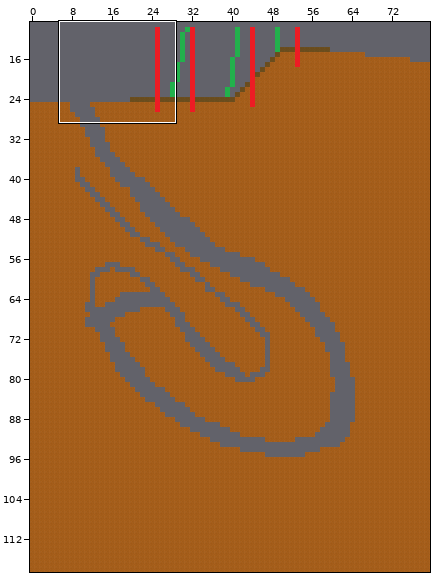
One commit to this Tiled map (JSON): static/maps/world.json. The picture above shows the old version from afar; the outline marks the close-up.
Close-up. Before the commit:
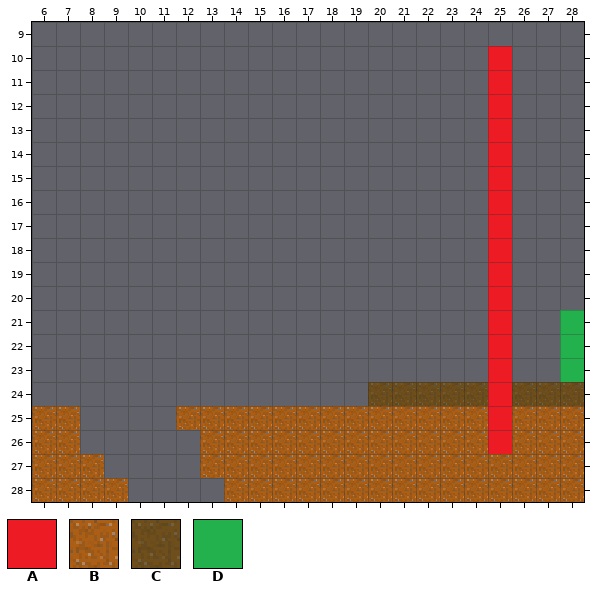
Cells are 16x16 px. Shown: x 6..28, y 9..28. The commit also changed other parts of the map, which this record leaves out. The commit also replaced the tileset; all pictures use the new one.
Key: from "tiles": A 0, B 3, C 9, D 10.
_ is an empty cell, # one hidden under a higher layer.
Layers that did not change in this view are not listed.
Layer "physical" before, first column x 6:
 9 _______________________
10 _______________________
11 _______________________
12 _______________________
13 _______________________
14 _______________________
15 _______________________
16 _______________________
17 _______________________
18 _______________________
19 _______________________
20 _______________________
21 _______________________
22 _______________________
23 _______________________
24 ______________CCCCC#CCC
25 BB____BBBBBBBBBBBBB#BBB
26 BB_____BBBBBBBBBBBB#BBB
27 BBB____BBBBBBBBBBBBBBBB
28 BBBB____BBBBBBBBBBBBBBB
Layer "foreground" before, first column x 6:
 9 _______________________
10 ___________________A___
11 ___________________A___
12 ___________________A___
13 ___________________A___
14 ___________________A___
15 ___________________A___
16 ___________________A___
17 ___________________A___
18 ___________________A___
19 ___________________A___
20 ___________________A___
21 ___________________A___
22 ___________________A___
23 ___________________A___
24 ___________________A___
25 ___________________A___
26 ___________________A___
27 _______________________
28 _______________________
The same view after the edit:
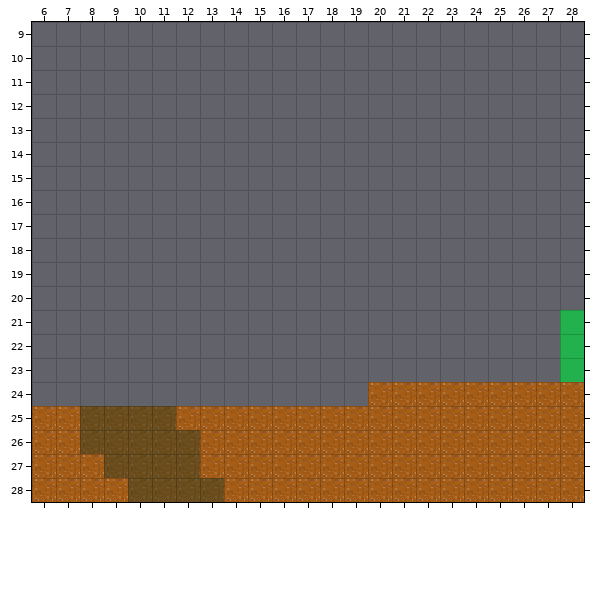
The edit:
{"where": "layer \"background\""}
{"y":25,"x":8,"old":"____","new":"CCCC"}
{"y":26,"x":8,"old":"_____","new":"CCCCC"}
{"y":27,"x":9,"old":"____","new":"CCCC"}
{"y":28,"x":10,"old":"____","new":"CCCC"}
{"where": "layer \"physical\""}
{"y":24,"x":20,"old":"CCCCC#CCC","new":"BBBBBBBBB"}
{"where": "layer \"foreground\""}
{"y":10,"x":25,"old":"A","new":"_"}
{"y":11,"x":25,"old":"A","new":"_"}
{"y":12,"x":25,"old":"A","new":"_"}
{"y":13,"x":25,"old":"A","new":"_"}
{"y":14,"x":25,"old":"A","new":"_"}
{"y":15,"x":25,"old":"A","new":"_"}
{"y":16,"x":25,"old":"A","new":"_"}
{"y":17,"x":25,"old":"A","new":"_"}
{"y":18,"x":25,"old":"A","new":"_"}
{"y":19,"x":25,"old":"A","new":"_"}
{"y":20,"x":25,"old":"A","new":"_"}
{"y":21,"x":25,"old":"A","new":"_"}
{"y":22,"x":25,"old":"A","new":"_"}
{"y":23,"x":25,"old":"A","new":"_"}
{"y":24,"x":25,"old":"A","new":"_"}
{"y":25,"x":25,"old":"A","new":"_"}
{"y":26,"x":25,"old":"A","new":"_"}
